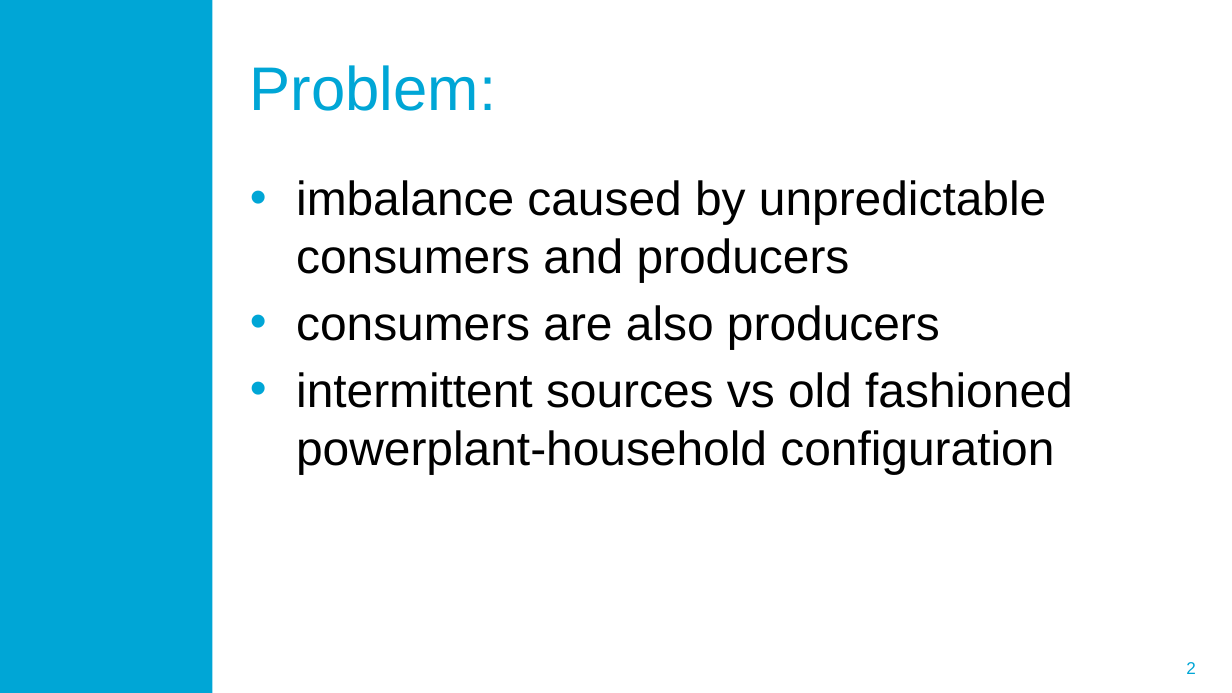
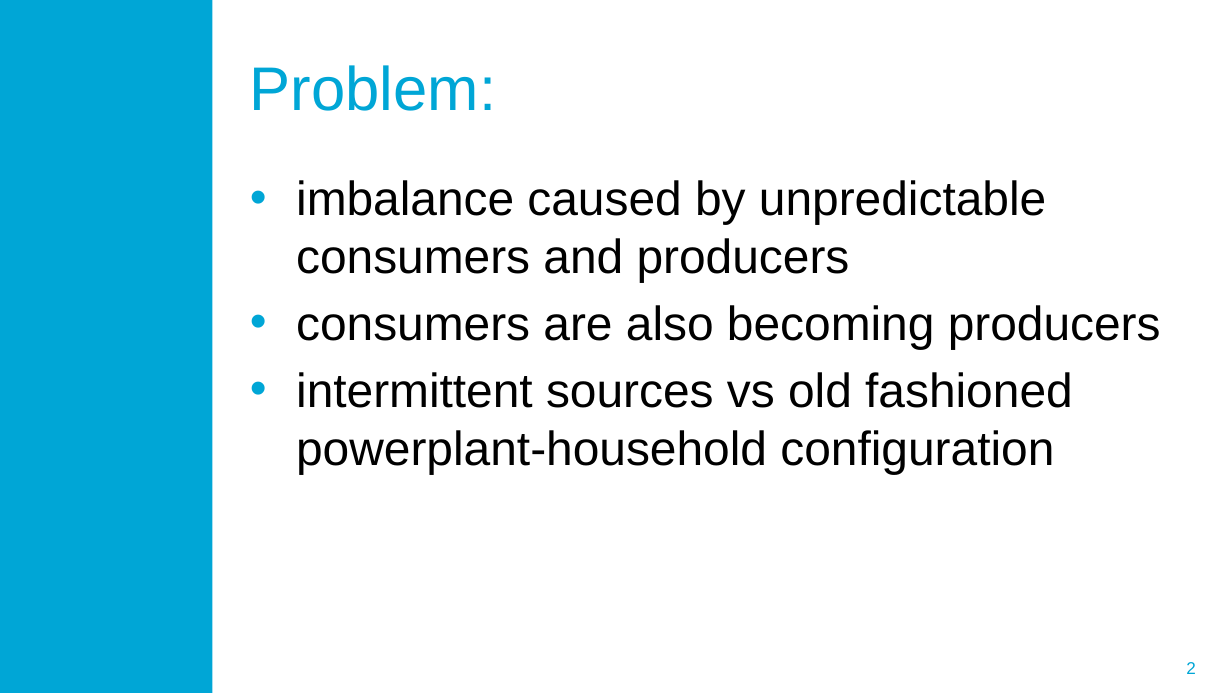
Before and after one commit to blockchain-lab/eXchains, a slide deck: slide 2 of Documentation/SmartGridChain.pptx. Drawn at 1232x693 pixels with LibreOffice and Linux fonts; fonts in the diff are those of the drawing; background and template pictures are left out. Boxes give left, top, right and bottom in pixels: in the first picture for what was removed or moved away, otherwise in the second. Text is boxed around its words. In the diff, an @@ line names an element or a change of style, - is before the commit and + after.

```diff
--- a/Documentation/SmartGridChain.pptx
+++ b/Documentation/SmartGridChain.pptx
@@ text at <box>296,305,1161,349</box>: text changed @@
-• consumers are also producers
+• consumers are also becoming producers
```
Also in this commit, not shown: 1 other slide changed, 2 slides added.
